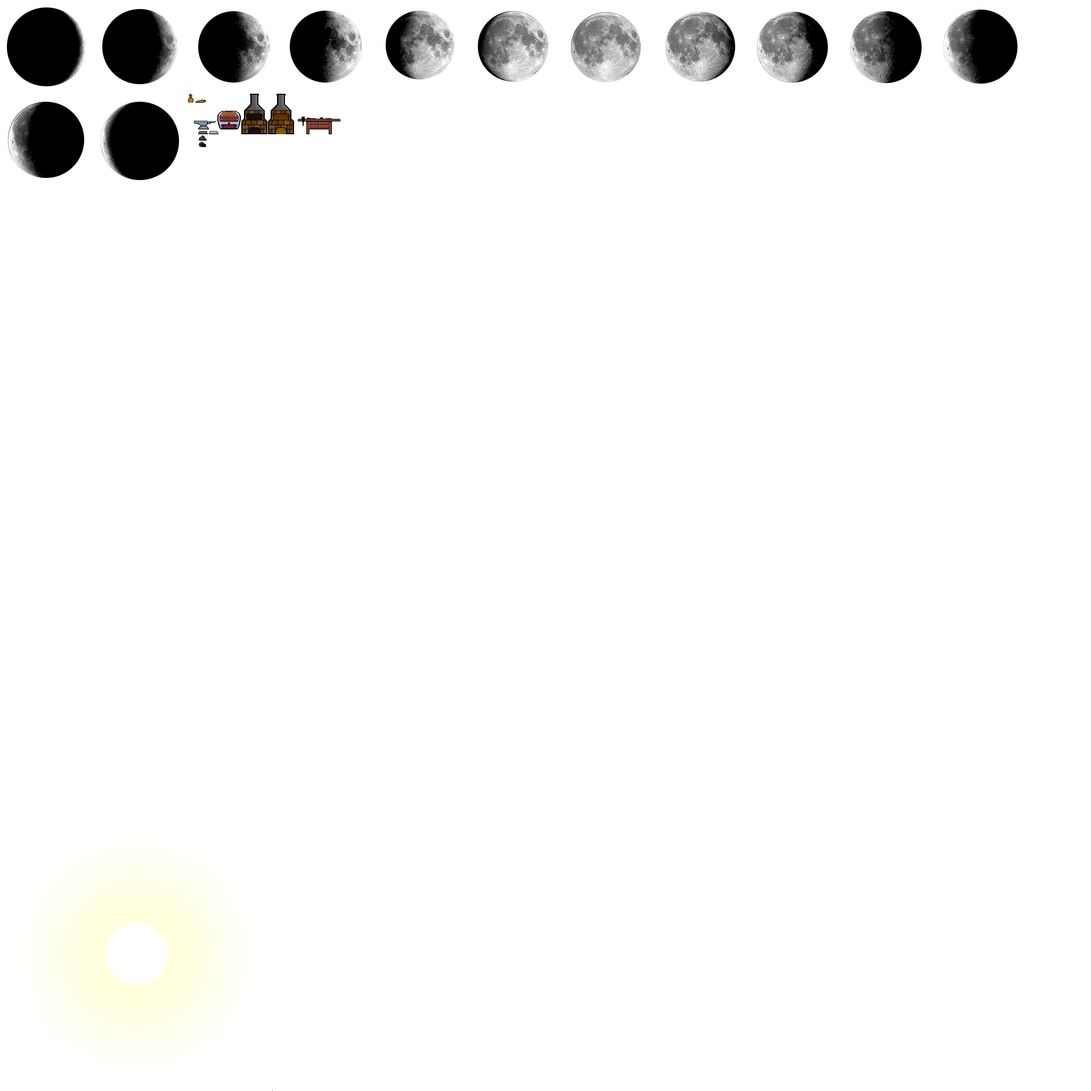
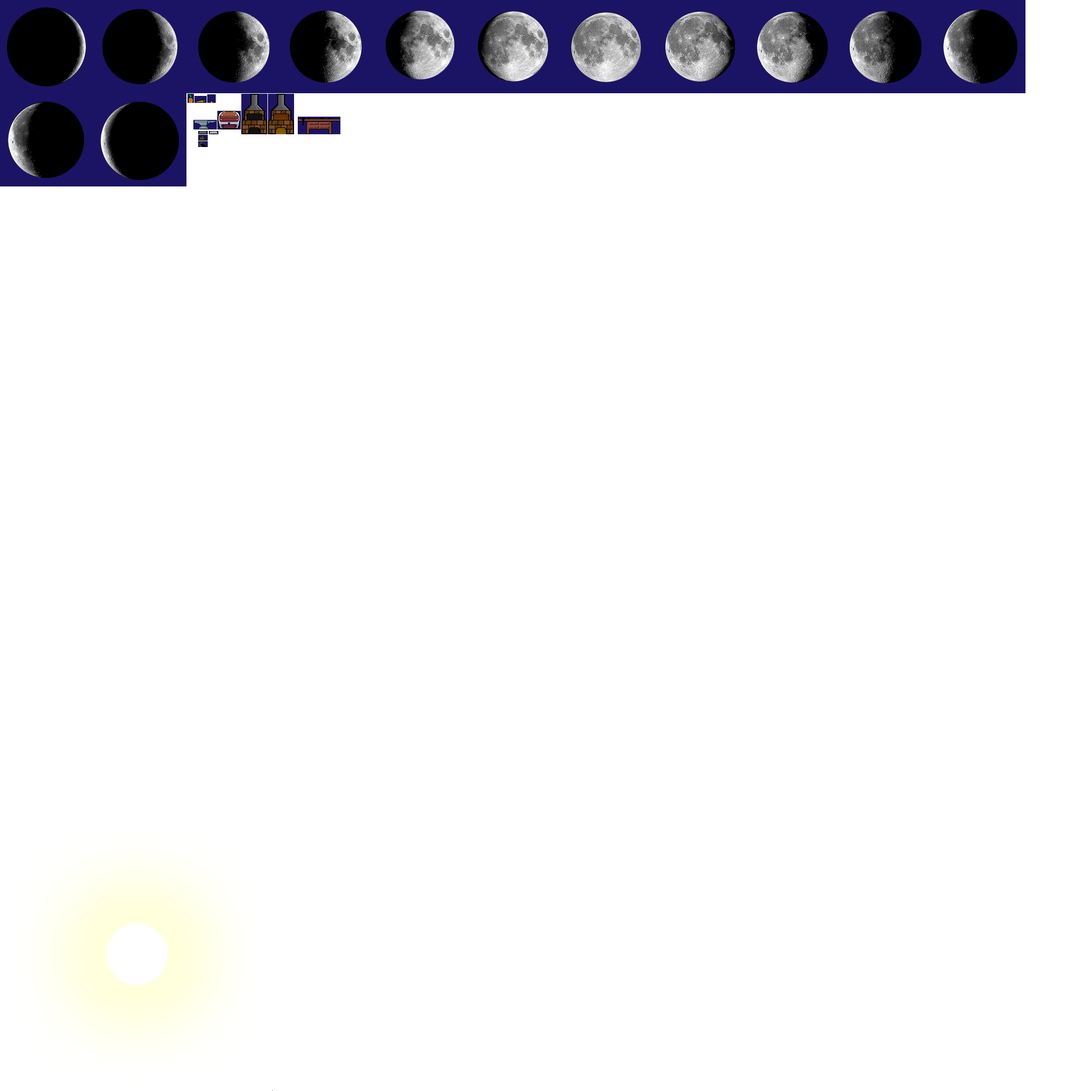
Layered file, before and after one edit (1091px x 1091px). Changes by layer:
showed "Layer 2", painted on it over [0, 0, 1026, 187]
